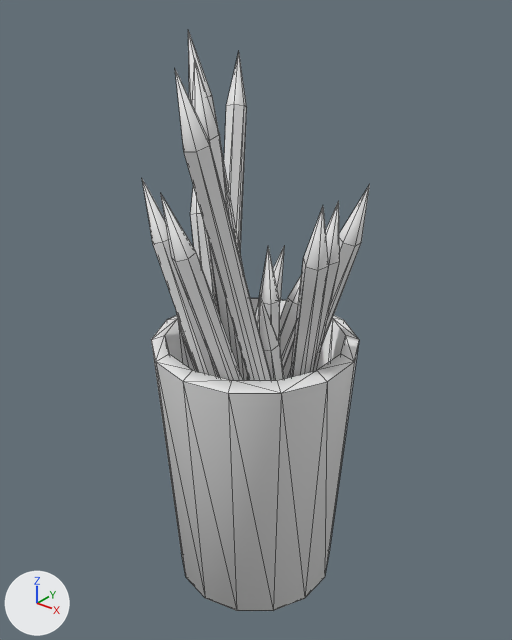
An edit to the COLLADA model models/meshes/pencil_jar.dae, drawn before and after from the same camera.
Before and after are seen from a camera (50 mm lens) standing at (0.1372, -0.1711, 0.2138) and looking at (-0.0012, 0.002, 0.1065). The axes (+X, +Y, +Z) are drawn at lower left. The lights are the same throughout. Mesh edges are drawn as thin lines.

Objects in the first picture: 'Pencil_Cup', 'Pencil_Long', 'Pencil_Long.001', 'Pencil_Long.002', 'Pencil_Long.003', 'Pencil_Middle.000', 'Pencil_Middle.001', 'Pencil_Middle.002', 'Pencil_Middle.003', 'Pencil_Middle.004', 'Pencil_Middle.005', 'Pencil_Short', 'Pencil_Short.001', 'Pencil_Short.002', 'Pencil_Short.003', 'Pencil_Short.004'.
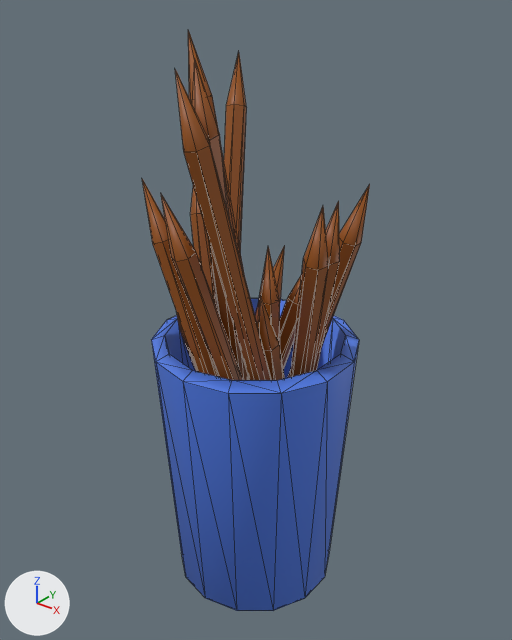
The change in detail:
Material 'Pencil' (mat_pencil) is new.
Its base color is (0.303, 0.0825, 0.00581) (brown #965111).
Material 'Material' (mat_material) is new.
Its base color is (0.0815, 0.203, 0.8) (blue #517ce7).
me_circle_003 has 72 vertices, 140 faces and spans x -0.0352..0.0352, y -0.0361..0.0361, z 0.0..0.1018.
me_circle_003 now uses material mat_material (blue #517ce7).
me_pencil_middle has 14 vertices, 24 faces and spans x -0.0034..0.0034, y -0.0039..0.0039, z -0.0642..0.08.
me_pencil_middle now uses material mat_pencil (brown #965111).
me_pencil_short has 14 vertices, 24 faces and spans x -0.0034..0.0034, y -0.0039..0.0039, z -0.0475..0.0633.
me_pencil_short now uses material mat_pencil (brown #965111).
me_pencil_long has 14 vertices, 24 faces and spans x -0.003..0.003, y -0.004..0.004, z -0.083..0.099.
me_pencil_long now uses material mat_pencil (brown #965111).
Mesh me_pencil_middle_002 is new.
It is a copy of me_pencil_middle.
Mesh me_pencil_middle_000 is new.
It is a copy of me_pencil_middle.
Mesh me_pencil_short_001 is new.
It is a copy of me_pencil_short.
Mesh me_pencil_long_001 is new.
It is a copy of me_pencil_long.
Mesh me_pencil_long_002 is new.
It is a copy of me_pencil_long.
Mesh me_pencil_short_002 is new.
It is a copy of me_pencil_short.
Mesh me_pencil_middle_001 is new.
It is a copy of me_pencil_middle.
Mesh me_pencil_middle_003 is new.
It is a copy of me_pencil_middle.
Mesh me_pencil_short_003 is new.
It is a copy of me_pencil_short.
Mesh me_pencil_long_003 is new.
It is a copy of me_pencil_long.
Mesh me_pencil_short_004 is new.
It is a copy of me_pencil_short.
Mesh me_pencil_middle_004 is new.
It is a copy of me_pencil_middle.
Object 'Pencil_Middle.004' (ob_pencil_middle_004) now shows me_pencil_middle_004 instead of me_pencil_middle.
Object 'Pencil_Short.004' (ob_pencil_short_004) now shows me_pencil_short_004 instead of me_pencil_short.
Object 'Pencil_Long.003' (ob_pencil_long_003) now shows me_pencil_long_003 instead of me_pencil_long.
Object 'Pencil_Short.003' (ob_pencil_short_003) now shows me_pencil_short_003 instead of me_pencil_short.
Object 'Pencil_Middle.003' (ob_pencil_middle_003) now shows me_pencil_middle_003 instead of me_pencil_middle.
Object 'Pencil_Middle.001' (ob_pencil_middle_001) now shows me_pencil_middle_001 instead of me_pencil_middle.
Object 'Pencil_Short.002' (ob_pencil_short_002) now shows me_pencil_short_002 instead of me_pencil_short.
Object 'Pencil_Long.002' (ob_pencil_long_002) now shows me_pencil_long_002 instead of me_pencil_long.
Object 'Pencil_Long.001' (ob_pencil_long_001) now shows me_pencil_long_001 instead of me_pencil_long.
Object 'Pencil_Short.001' (ob_pencil_short_001) now shows me_pencil_short_001 instead of me_pencil_short.
Object 'Pencil_Middle.000' (ob_pencil_middle_000) now shows me_pencil_middle_000 instead of me_pencil_middle.
Object 'Pencil_Middle.002' (ob_pencil_middle_002) now shows me_pencil_middle_002 instead of me_pencil_middle.

Boxes (x1, y1, x2, y2) around the edits, measured in the pictures (512 x 640 px):
'Pencil_Cup', recoloured (grey to blue)
    both: (151, 298, 359, 611)
'Pencil_Long.003', recoloured, reshaped (grey to brown)
    both: (175, 69, 272, 380)
'Pencil_Middle.005', recoloured (grey to brown)
    both: (161, 194, 243, 380)
'Pencil_Middle.001', recoloured, reshaped (grey to brown)
    both: (290, 207, 329, 377)
'Pencil_Middle.004', recoloured, reshaped (grey to brown)
    both: (142, 179, 218, 377)
'Pencil_Long.001', recoloured, reshaped (grey to brown)
    both: (224, 52, 247, 249)
'Pencil_Long', recoloured (grey to brown)
    both: (192, 59, 249, 380)
'Pencil_Middle.000', recoloured, reshaped (grey to brown)
    both: (288, 184, 370, 378)
'Pencil_Middle.003', recoloured, reshaped (grey to brown)
    both: (313, 201, 340, 371)
'Pencil_Short.003', recoloured, reshaped (grey to brown)
    both: (258, 295, 285, 380)
'Pencil_Short.004', recoloured, reshaped (grey to brown)
    both: (280, 274, 302, 370)
'Pencil_Middle.002', recoloured, reshaped (grey to brown)
    both: (190, 186, 216, 304)
'Pencil_Short.002', recoloured, reshaped (grey to brown)
    both: (259, 247, 280, 343)
'Pencil_Long.002', recoloured, reshaped (white to brown)
    both: (188, 31, 249, 378)
'Pencil_Short.001', recoloured, reshaped (grey to brown)
    both: (255, 245, 285, 325)
'Pencil_Short', recoloured
    both: (177, 314, 198, 372)
